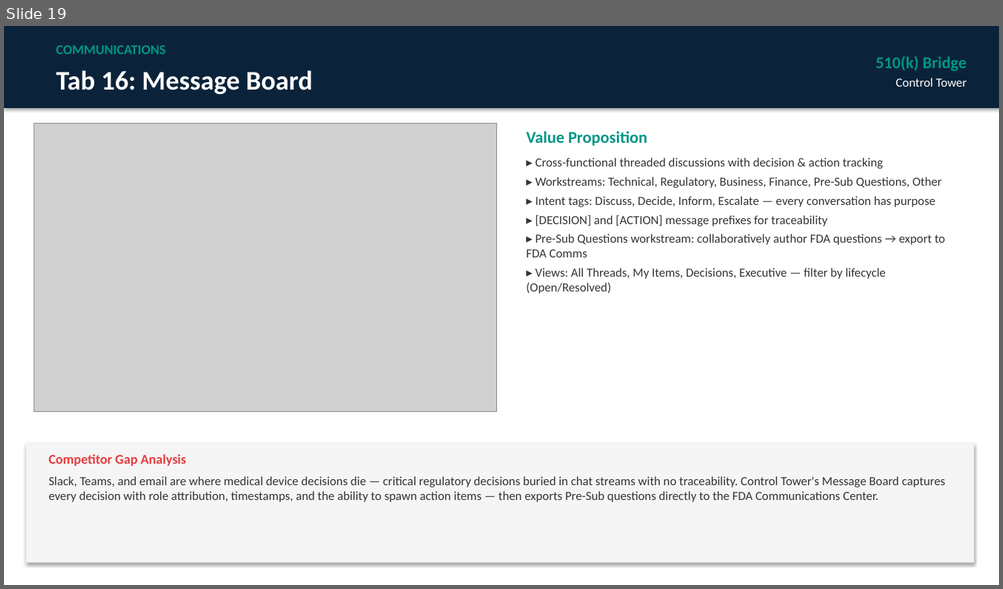
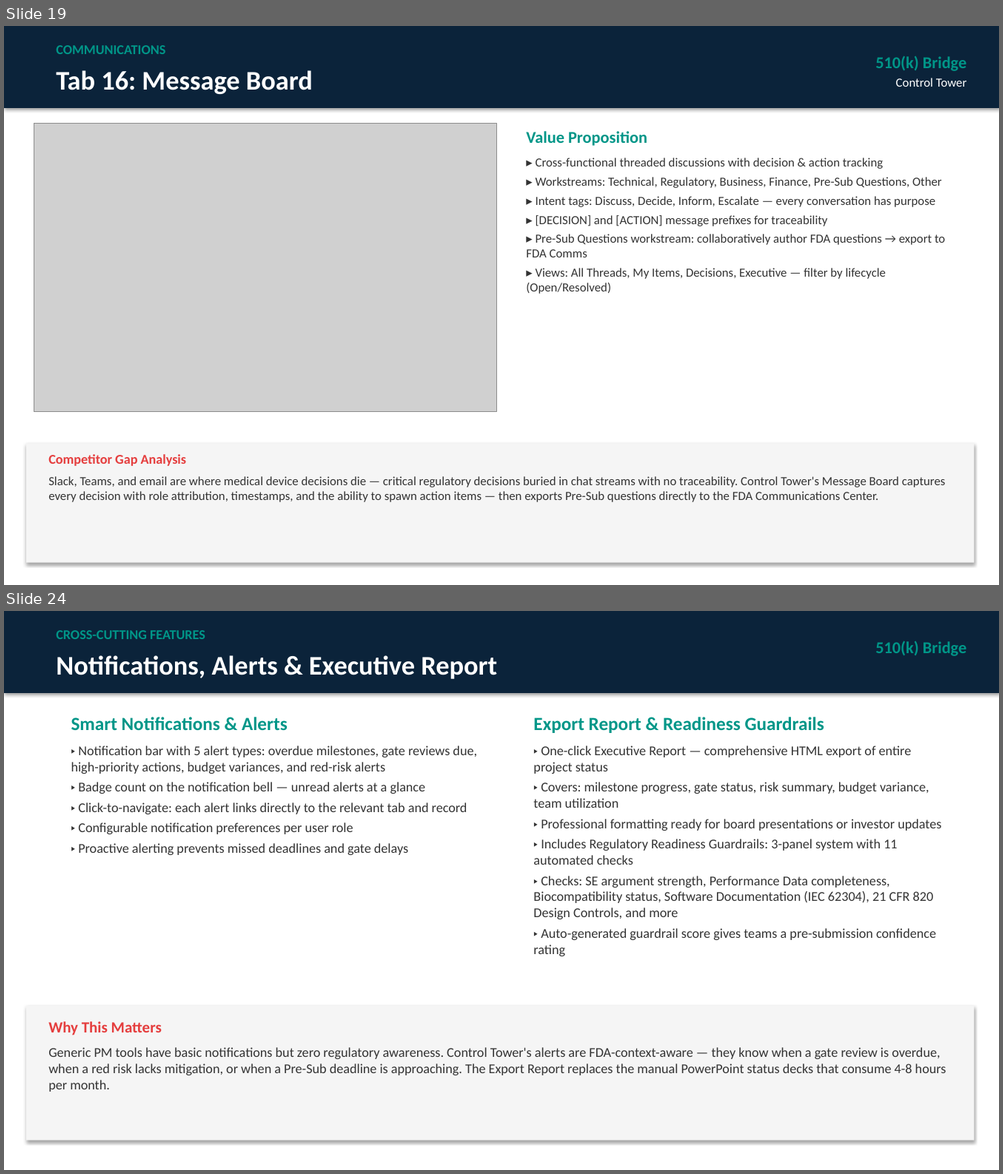
Before and after one commit to londailey6937/arch-medical, a slide deck: Control_Tower_Sales_Deck.pptx. Shown one above the other, each under a label of ours: slide 19 before the commit, slides 19 and 24 after it; the slides between them are not shown. The pictures are 1003x589 and 1003x1174 pixels, drawn with LibreOffice and Linux fonts; fonts in the diff are those of the drawing; grey boxes stand for pictures. Boxes give left, top, right and bottom in pixels: in the first picture for what was removed or moved away, otherwise in the second. Text is boxed around its words. In the diff, an @@ line names an element or a change of style, - is before the commit and + after.

Commit message:
Update EN+CN PowerPoint decks: 18 tabs, Predicate Finder, FDA Guidance Docs, Stakeholder Inputs, QMS-Lite, Notifications/Export slides (23→28 slides)

```diff
--- a/Control_Tower_Sales_Deck.pptx
+++ b/Control_Tower_Sales_Deck.pptx
@@ slide 24 added at [4, 611, 999, 1170], background #FFFFFF @@
@@ rectangle added at [4, 611, 999, 693], fill #0B233A @@
@@ text added at [56, 630, 205, 639], 13 pt, text #009688, bold @@
+CROSS-CUTTING FEATURES
@@ text added at [875, 641, 966, 656], 16 pt, text #009688, bold @@
+510(k) Bridge
@@ text added at [56, 655, 497, 679], 26 pt, text #FFFFFF, bold @@
+Notifications, Alerts & Executive Report
@@ text added at [71, 717, 477, 855], 13 pt, text #333333 @@
+Smart Notifications & Alerts
+▸ Notification bar with 5 alert types: overdue milestones, gate reviews due, high-priority actions, budget variances, and red-risk alerts
+▸ Badge count on the notification bell — unread alerts at a glance
+▸ Click-to-navigate: each alert links directly to the relevant tab and record
+▸ Configurable notification preferences per user role
+▸ Proactive alerting prevents missed deadlines and gate delays
@@ text added at [533, 717, 941, 957], 13 pt, text #333333 @@
+Export Report & Readiness Guardrails
+▸ One-click Executive Report — comprehensive HTML export of entire project status
+▸ Covers: milestone progress, gate status, risk summary, budget variance, team utilization
+▸ Professional formatting ready for board presentations or investor updates
+▸ Includes Regulatory Readiness Guardrails: 3-panel system with 11 automated checks
+▸ Checks: SE argument strength, Performance Data completeness, Biocompatibility status, Software Documentation (IEC 62304), 21 CFR 820 Design Controls, and more
+▸ Auto-generated guardrail score gives teams a pre-submission confidence rating
@@ rectangle added at [26, 1006, 974, 1141], fill #F5F5F5 @@
@@ text added at [48, 1022, 946, 1092], 13 pt, text #333333 @@
+Why This Matters
+Generic PM tools have basic notifications but zero regulatory awareness. Control Tower's alerts are FDA-context-aware — they know when a gate review is overdue, when a red risk lacks mitigation, or when a Pre-Sub deadline is approaching. The Export Report replaces the manual PowerPoint status decks that consume 4-8 hours per month.
```
Also in this commit, not shown: 5 slides changed, 4 other slides added, 3 other files.
